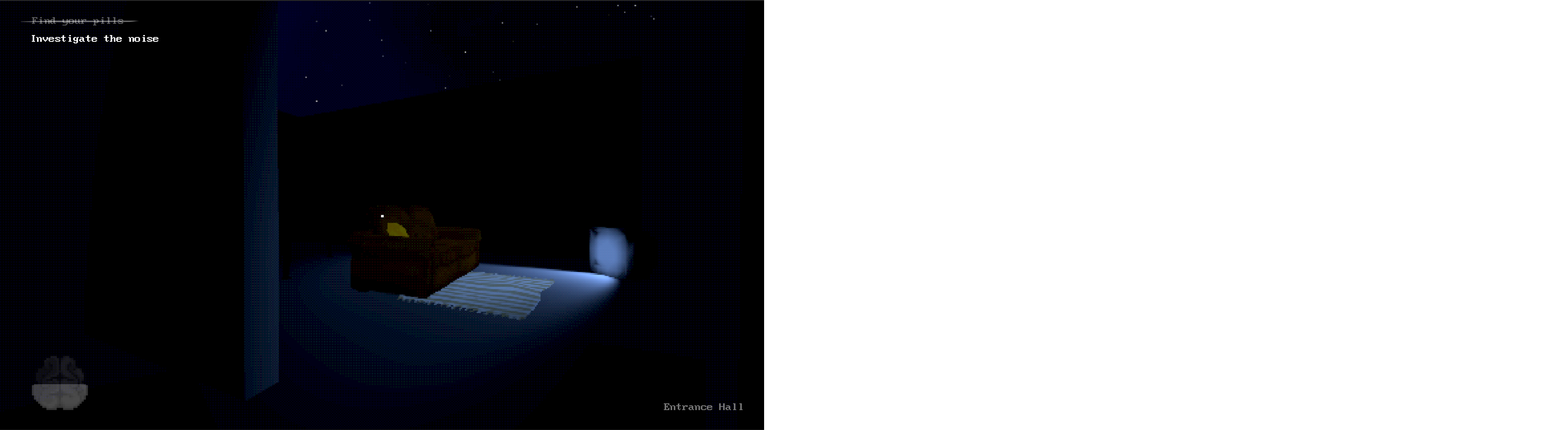
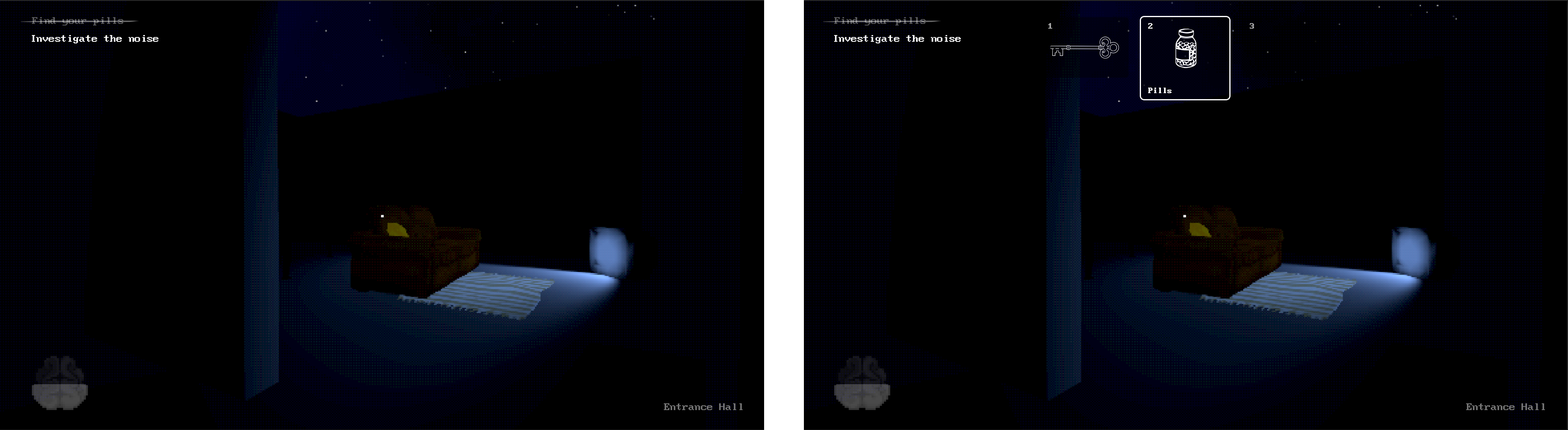
Layered file, before and after one edit (1568x430). Changes by layer:
added layer "Vector Smart Object" in group "Artboard 2" over [1175, 28, 1197, 69]
added layer "3" (50%) in group "Artboard 2" over [1249, 23, 1255, 29]
added layer "2" in group "Artboard 2" over [1148, 23, 1153, 28]
added layer "1" (50%) in group "Artboard 2" over [1048, 23, 1053, 29]
added layer "Layer 8" in group "Artboard 2" over [1050, 36, 1120, 59]
added layer "Rectangle 1 copy 3" (multiply, 45%) in group "Artboard 2" over [1040, 17, 1129, 78]
added layer "Rectangle 1 copy" (multiply, 45%) in group "Artboard 2" over [1241, 17, 1331, 78]
added layer "Pills" in group "Artboard 2" over [1148, 87, 1172, 94]
added layer "Rectangle 1 copy 2" (color dodge) in group "Artboard 2" over [1140, 17, 1230, 100]
added layer "Rectangle 1" (multiply, 45%) in group "Artboard 2" over [1140, 17, 1230, 100]
added layer "Layer 4 copy" (1st of 2, in "Artboard 2") (luminosity, 21%) in group "Artboard 2" over [834, 384, 891, 410]
added layer "Layer 7" (luminosity, 15%) in group "Artboard 2" over [834, 353, 891, 410]
added layer "Layer 6" (50%) in group "Artboard 2" over [823, 19, 942, 23]
added layer "Investigate the noise" (1st of 2, in "Artboard 2") in group "Artboard 2" over [834, 35, 961, 44]
added layer "Find your pills" (1st of 2, in "Artboard 2") (20%) in group "Artboard 2" over [834, 17, 926, 26]
added layer "Entrance Hall" (1st of 2, in "Artboard 2") (30%) in group "Artboard 2" over [1466, 403, 1545, 410]
added layer "Layer 5" in group "Artboard 2" over [803, 0, 1568, 430]